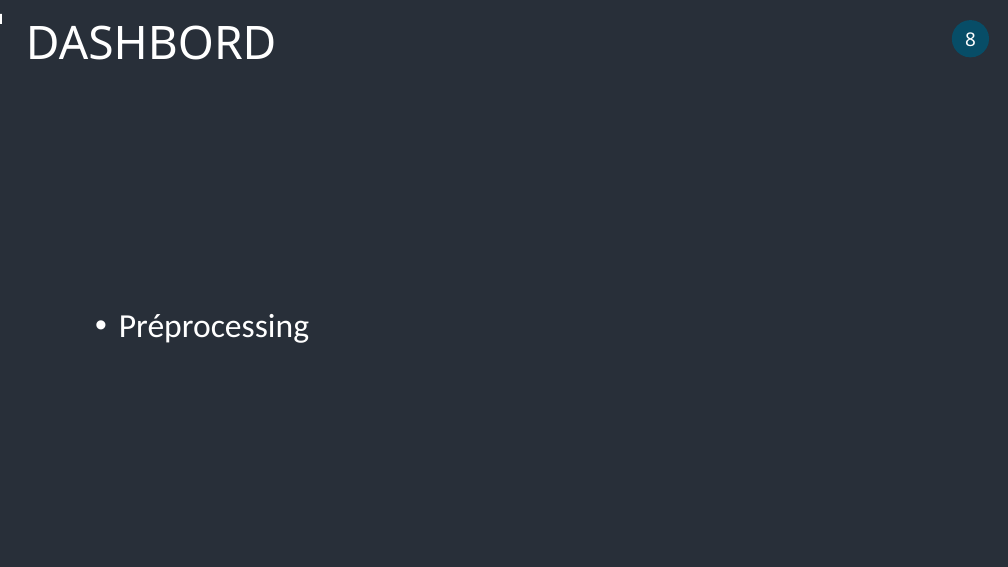
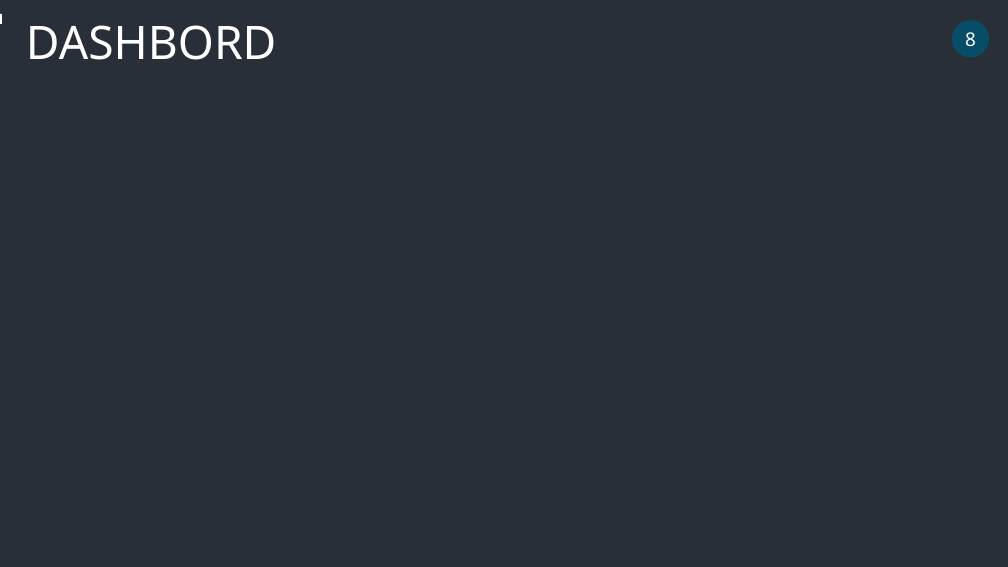
Before and after one commit to AbdulmagedALKHULAIFI/Score_system_decision_octroi_credit, a slide deck: slide 17 of projet 7 .pptx. Drawn at 1008x567 pixels with LibreOffice and Linux fonts; fonts in the diff are those of the drawing. Boxes give left, top, right and bottom in pixels: in the first picture for what was removed or moved away, otherwise in the second. Text is boxed around its words. In the diff, an @@ line names an element or a change of style, - is before the commit and + after.

```diff
--- a/projet 7 .pptx
+++ b/projet 7 .pptx
@@ text removed at [119, 314, 309, 343] @@
-• Préprocessing
```
Also in this commit, not shown: 4 other slides changed, 1 slide added, 1 slide removed.
